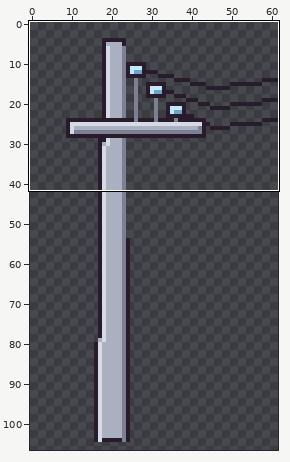
Two states of a pixel-art file, ArtSource/Level/v2/schoolyard_post.aseprite. The picture above shows the old version from afar; the outline marks the close-up.
Close-up. Old version:
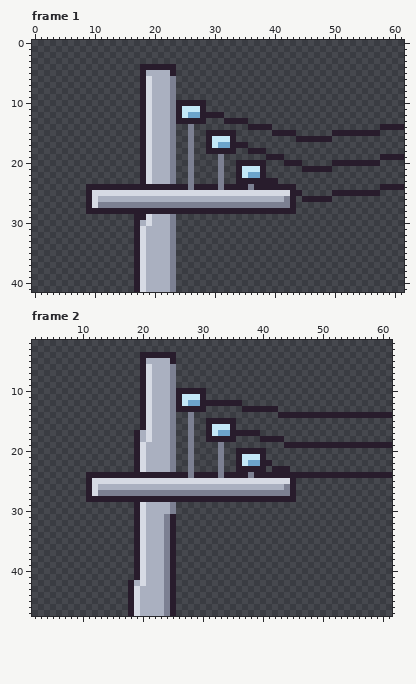
62x107 pixels, 2 frames. Shown: frame 1: x 0..61, y 0..41; frame 2: x 2..61, y 2..47. The commit also changed other frames or places, which this record leaves out.
Once edited:
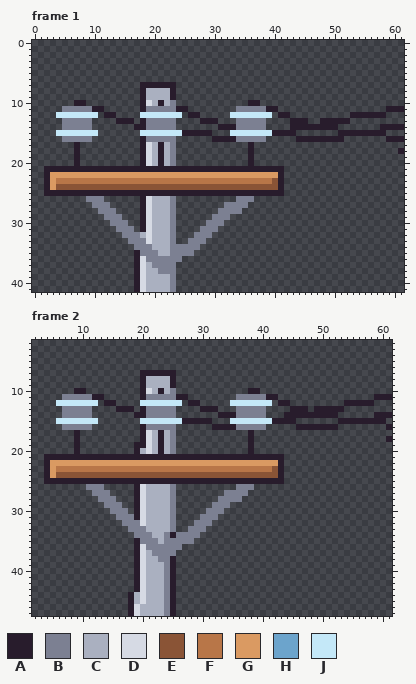
Palette (. is transparent): A #281c2c  B #7c8092  C #aab0c0  D #d6dae4  E #8a5436  F #b87648  G #da9a62  H #6ca4cc  J #c4e8f8
The exact change:
Changed rows in their new state; - is an unchanged pixel.
Frame 1:
first column x 2:
 4 ----------------......--------------------------------------
 5 ----------------......--------------------------------------
 6 ----------------......--------------------------------------
 7 -----------------AAAAA--------------------------------------
 8 -----------------C---A--------------------------------------
 9 -----------------C---A--------------------------------------
10 -----AA------------A--.....-------AA------------------------
11 ---BBBBBAA-------BBBB--A...-----BBBBBAA------------------AAA
12 --JJJJJJJ-AA----JJJJJJJ.AA....-JJJJJJJ-AA----------AAAAAA---
13 ---BBBBB----AAA--BBBB-....-AA-..BBBBB----AAA--AAAAA---------
14 ---BBBBB-------A-BBBB---.----AAABBBBB.---AAAAAAAA-----------
15 --JJJJJJJ-------JJJJJJJAAAA-...JJJJJJJ----------.-------A---
16 ---BBBBB---------BBBB---.--.AAA-BBBBB-----------AA-------AAA
17 -----A-------------A----.--.......A-------------------------
18 -----A-------------A----.--.....---..----------------------A
19 -----A-------------A----.----.----A--...----------------....
20 -----A-------------A----.----.--..-..---...-----........----
21 AAAAAAAAAAAAAAAA-AAAAAAAAAAAAAAA-AAA-AAA---.....------------
22 AGGGGGGGGGGGGGGGGGGGGGGGGGGGGGGGGGGGGGGA--------------------
23 AGFFFFFFFFFFFFFFFFFFFFFFFFFFFFFFFFFFFFEA--------------------
24 AGEEEEEEEEEEEEEEEEEEEEEEEEEEEEEEEEEEEEE-..--------------....
25 AAAAAAA-AAAAAAAAAAAAAAAAAAAAAAAAAAAAAAAA...-----........----
26 -------BBB......AD---B..........BBB.......-.....------------
27 -------.B--.....ADCCC-........----........------------------
28 -------..BBB....-DCCCB.......BBBB.........------------------
29 ----------BBB--.------------BBB-----------------------------
30 -----------BBB-.A----------BBB------------------------------
31 ------------BBB.AD--------BBB-------------------------------
32 -------------BBBCD-------BBB--------------------------------
33 --------------BBBD------BBB---------------------------------
34 ---------------BBB----BBBB----------------------------------
35 ----------------BBB---BBB-----------------------------------
36 -----------------BBBB-B-------------------------------------
37 ------------------BBB---------------------------------------
38 -------------------BB---------------------------------------
Frame 2:
first column x 4:
 4 ----------------......------------------------------------
 5 ----------------......------------------------------------
 6 ----------------......------------------------------------
 7 -----------------AAAAA------------------------------------
 8 -----------------C---A------------------------------------
 9 -----------------C---A------------------------------------
10 -----AA------------A--.....-------AA----------------------
11 ---BBBBBAA-------BBBB--A...-----BBBBBAA----------------AAA
12 --JJJJJJJ-AA----JJJJJJJ.AA.....JJJJJJJ-AA---------AAAAA---
13 ---BBBBB----AAA--BBBB-....-AA---BBBBB..--AAA-AAAAA--------
14 ---BBBBB-------A-BBBB---.----AAABBBBB--.---------......---
15 --JJJJJJJ-------JJJJJJJAAAA-...JJJJJJJAAAA-------AAAAAAAA-
16 ---BBBBB---------BBBB---.--.AAA-BBBBB-----AAAAAAA--------A
17 -----A---------.A--A----.--.......-.----------------------
18 -----A---------.A--A----.--.....--A-....-----------------A
19 -----A----------AD-A----.----.----A-----..................
20 -----A----------CD-A----.----.--..-..---------------------
21 AAAAAAAAAAAAAAA-AAAAAAAAAAAAAAAA-AAA-AAA------------------
22 AGGGGGGGGGGGGGGGGGGGGGGGGGGGGGGGGGGGGGGA------------------
23 AGFFFFFFFFFFFFFFFFFFFFFFFFFFFFFFFFFFFFE-.-----------------
24 AGEEEEEEEEEEEEEEEEEEEEEEEEEEEEEEEEEEEEE-..................
25 AAAAAAA-AAAAAAAAAAAAAAAAAAAAAAAAAAAAAAAA..----------------
26 -------BBB.....AD----B..........BBB.......----------------
27 -------.B--....ADCCCC-........----........----------------
28 -------..BBB...-DCCCCB.......BBBB.........----------------
29 ----------BBB---------------BBB---------------------------
30 -----------BBB-------------BBB----------------------------
31 ------------BBB-----CB----BBB-----------------------------
32 -------------BBB----CB---BBB------------------------------
33 --------------BBB---CB--BBB-------------------------------
34 ---------------BBB----BBBB--------------------------------
35 ----------------BBB--BBBB---------------------------------
36 -----------------BBB-BB-----------------------------------
37 ------------------BB-B------------------------------------
38 -------------------B--------------------------------------
first column x 18:
42 .A-
43 .AD
44 -CD
45 -CD
Pixel boxes of the changes (left, top, right, bottom) in both close-ups:
changed: (44, 64, 404, 274)
changed: (44, 352, 392, 604)
